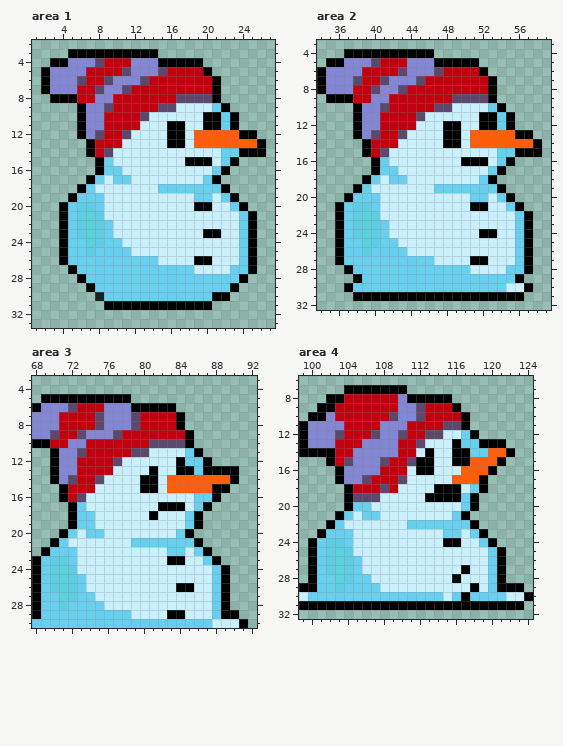
Two states of a pixel-art file, src/assets/spritesheet.aseprite. The first picture shows the starting point.
256x256 pixels, 1 frame. Colours within 5 levels of each other are drawn and written as one. Shown: area 1: x 1..27, y 2..33; area 2: x 34..59, y 3..32; area 3: x 68..92, y 3..30; area 4: x 99..124, y 6..32. The commit also changed other parts of the picture, which this record leaves out.
New version:
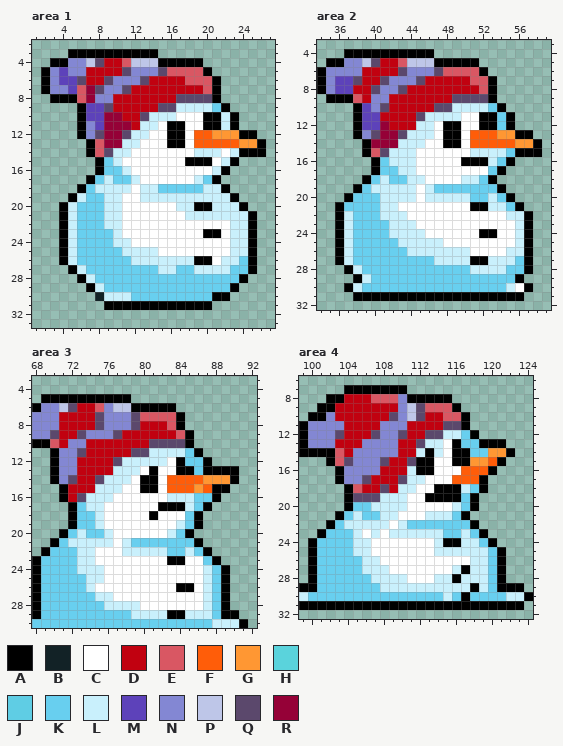
Palette (. is transparent): A #000000  B #122226  C #ffffff  D #c10110  E #d95763  F #ff5d09  G #ff9733  H #5ad3dc  J #5fcde4  K #68cfef  L #c9f0fc  M #5d42ba  N #8387d3  P #bec6e8  Q #5b486c  R #950137
Diff:
Changed rows in their new state; - is an unchanged pixel.
Area 1:
first column x 4:
 4 ---P---EPPP-----------
 5 M-----------EEEE------
 6 MM------------EEE-----
 7 -MER------------E-----
 8 --ER------------------
 9 ---MM-----------------
10 ---MMRR------CCC--L---
11 ----MRRR---C--CC--L---
12 -----RR---CC--C--GGG--
13 ----ERR--CCC--C-----GG
14 ----E---CCCCCCC---CL--
15 -------CCCCCCC---CL---
16 --------CCCCCCCCCL----
17 ---------CCCCCC-------
18 --------C-------LL----
19 --L----CC------LL-L---
20 -LKK---CCCCCC------L--
21 -LKKK--CCCCCCC------L-
22 -LKKKL-CCCCCCCCCCCC-L-
23 -LKKK--CCCCCCCCC--C-L-
24 -L-KK-L-CCCCCCCCCCC-L-
25 -L-K---L---CCCCCCCC-L-
26 -L------LLL------C----
27 --L--------LL---------
28 ---L------------------
29 ----L-----------------
30 -----LLL--------------
Area 2:
first column x 36:
 5 ---P---EPPP-----------
 6 ------------EEEE------
 7 MM-------------EE-----
 8 MM--------------E-----
 9 --E-------------------
10 ---M------------------
11 ---MM---------CC------
12 ---MMR-----C--CC------
13 -----RR----C--C---GG--
14 ----RRR---CC--C-----GG
15 ----E----CCCCCC---L---
16 ---------CCCCC--------
17 ---------CCCCCCCC-----
18 ----------CCCC--------
19 ---------C------------
20 ---------C------------
21 --KK---CCCCCCCC-------
22 -LKKK---CCCCCCCCCCC-L-
23 -LKKK----CCCCCCCCCCCL-
24 -LKKK-----CCCCCC--CCL-
25 -L-KK-------CCCCCCCCL-
26 -L-K-----------CCCC-L-
27 -L--------------------
28 --L-------------------
29 ---L------------------
30 --L-----------------C-
Area 3:
first column x 70:
 6 -P---E-PP-----------
 7 ----------EEEE------
 8 -------------E------
 9 --------------E-----
10 E-------------------
12 -------------C------
13 ----------C-CC------
14 ---------C--C----GGG
15 --------CC--C---G---
16 -------CCCCCC-------
17 ------CCCCCC--------
18 ------CCCCC-CCC-----
19 ------CCCCCCCC------
20 -------CCCCCC-------
21 -------C------------
22 -----CCC------------
23 KK---CCCCCCCC--CC---
24 KKK---CCCCCCCCCCC---
25 KKK---CCCCCCCCCCC---
26 KKK--CCCCCCCCC--C---
27 -KK----CCCCCCCCCC---
28 -K--------CCCCCCC---
Area 4:
first column x 102:
 8 -----EEE------------
 9 ---------P-EEE------
10 ---------P---EE-----
13 -------------C------
14 -E-----------C----GG
15 -E----------CC--GG--
16 ------------CCC-----
17 -----------CCC------
18 ---E------CC--------
19 ---------CC---------
20 ---------CCCCC------
21 --------CCC---------
22 -------C------------
23 ----C-C-------------
24 KK---CCCCCCC--------
25 KKK--CCCCCCC--------
26 KKK---CCCCCCCCCC----
27 KKK----CCCCCCC------
28 -KK------CCC--------
29 -K------------------
Where, in picture pixels (left, top, right, bottom), the same in both pictures:
changed: (59, 58, 257, 301)
changed: (335, 58, 533, 292)
changed: (50, 403, 230, 610)
changed: (326, 394, 506, 592)
